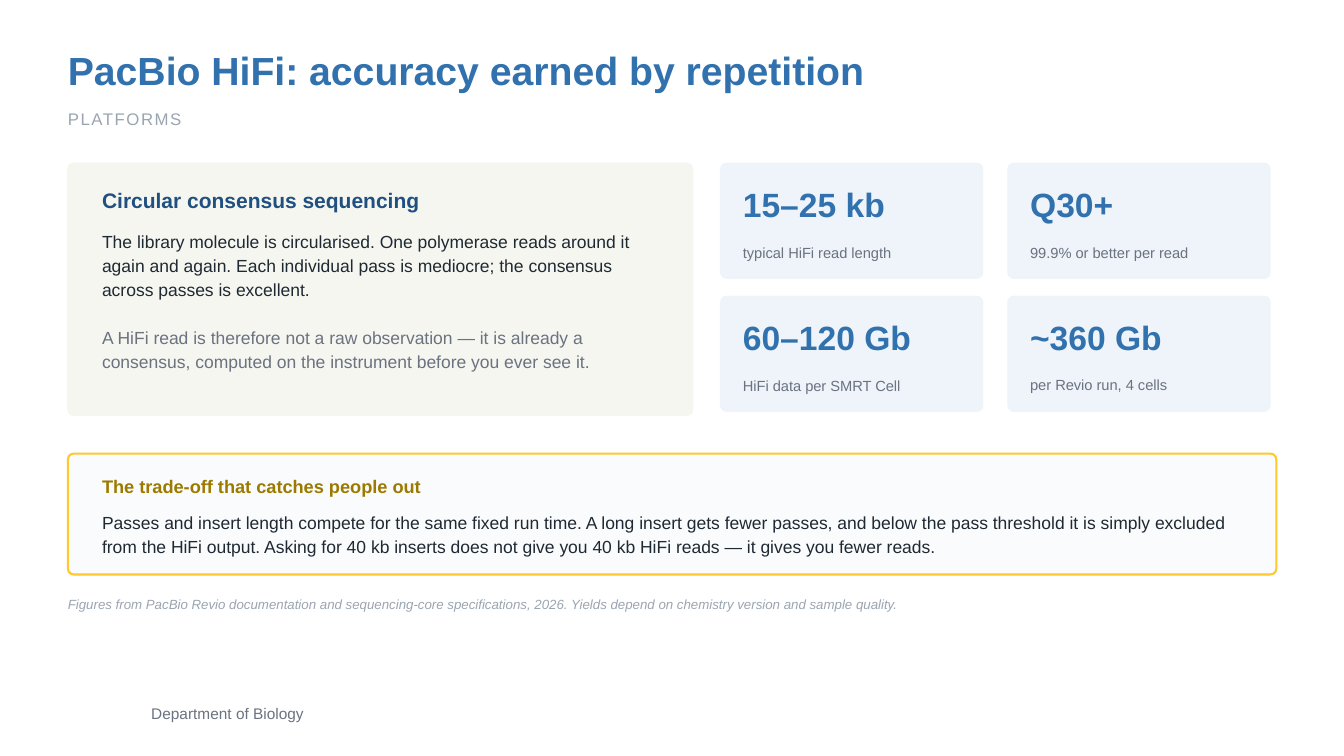
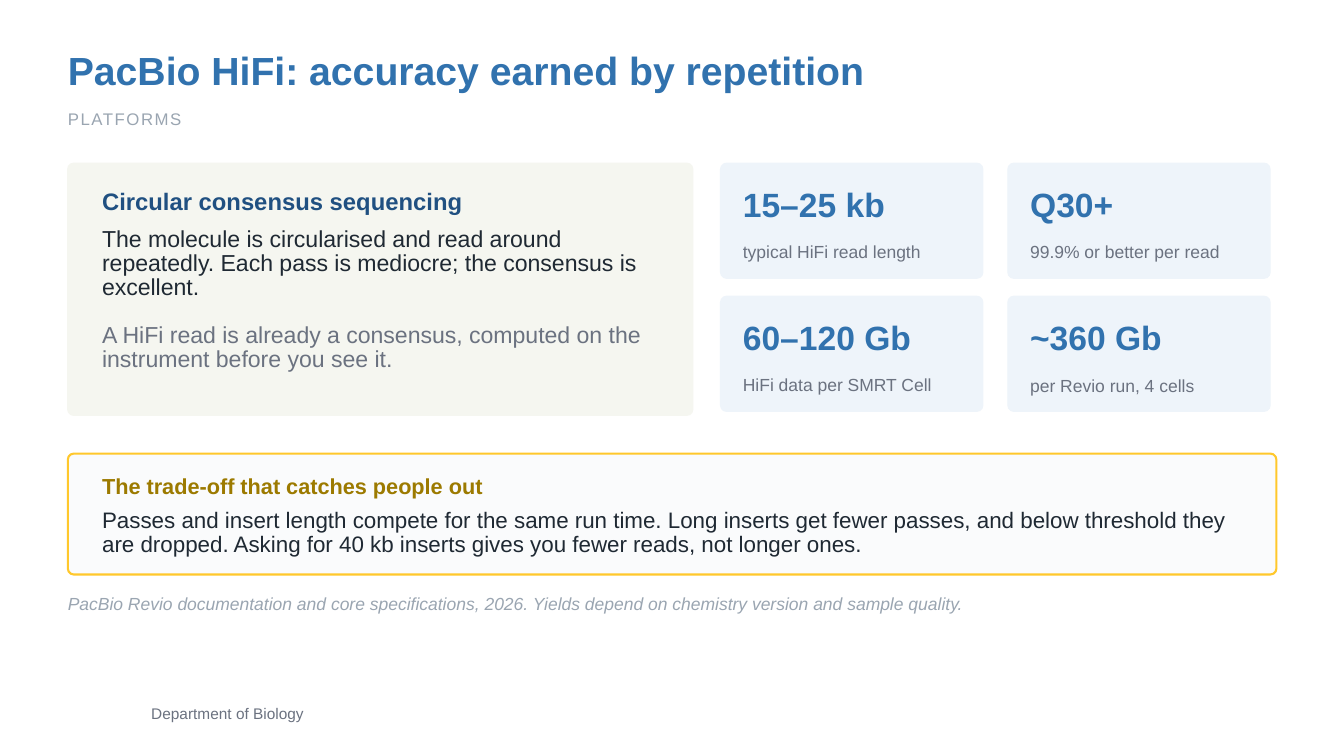
Before and after one commit to zhan4429/TuftsAppliedBioinfo, a slide deck: slide 7 of slides/week-02/Week02_Session1_Sequencing_Design_QC.pptx. Drawn at 1344x756 pixels with LibreOffice and Linux fonts; fonts in the diff are those of the drawing; background and template pictures are left out. Boxes give left, top, right and bottom in pixels: in the first picture for what was removed or moved away, otherwise in the second. Text is boxed around its words. In the diff, an @@ line names an element or a change of style, - is before the commit and + after.

```diff
--- a/slides/week-02/Week02_Session1_Sequencing_Design_QC.pptx
+++ b/slides/week-02/Week02_Session1_Sequencing_Design_QC.pptx
@@ text "Circular consensus sequencing" at bbox=[102, 192, 462, 215]: size 15 to 17 pt @@
@@ text at bbox=[102, 230, 637, 296]: text changed; size 12.5 to 16.5 pt @@
-The library molecule is circularised. One polymerase reads around it again and again. Each individual pass is mediocre; the consensus across passes is excellent.
+The molecule is circularised and read around repeatedly. Each pass is mediocre; the consensus is excellent.
@@ text at bbox=[102, 326, 641, 372]: text changed; size 12.5 to 16.5 pt @@
-A HiFi read is therefore not a raw observation — it is already a consensus, computed on the instrument before you ever see it.
+A HiFi read is already a consensus, computed on the instrument before you see it.
@@ size 10.5 to 12.5 pt in 4 elements at bbox=[743, 245, 921, 262], bbox=[1030, 245, 1220, 262], bbox=[743, 378, 931, 395], bbox=[1030, 379, 1194, 396] @@
@@ text "The trade-off that catches people ..." at bbox=[102, 478, 483, 499]: size 13 to 15.5 pt @@
@@ text at bbox=[102, 511, 1225, 557]: text changed; size 12.5 to 16 pt @@
-Passes and insert length compete for the same fixed run time. A long insert gets fewer passes, and below the pass threshold it is simply excluded from the HiFi output. Asking for 40 kb inserts does not give you 40 kb HiFi reads — it gives you fewer reads.
+Passes and insert length compete for the same run time. Long inserts get fewer passes, and below threshold they are dropped. Asking for 40 kb inserts gives you fewer reads, not longer ones.
@@ text at bbox=[68, 597, 962, 614]: text changed; size 9.5 to 12.5 pt @@
-Figures from PacBio Revio documentation and sequencing-core specifications, 2026. Yields depend on chemistry version and sample quality.
+PacBio Revio documentation and core specifications, 2026. Yields depend on chemistry version and sample quality.
```
Also in this commit, not shown: 19 other slides changed, 2 other files.
